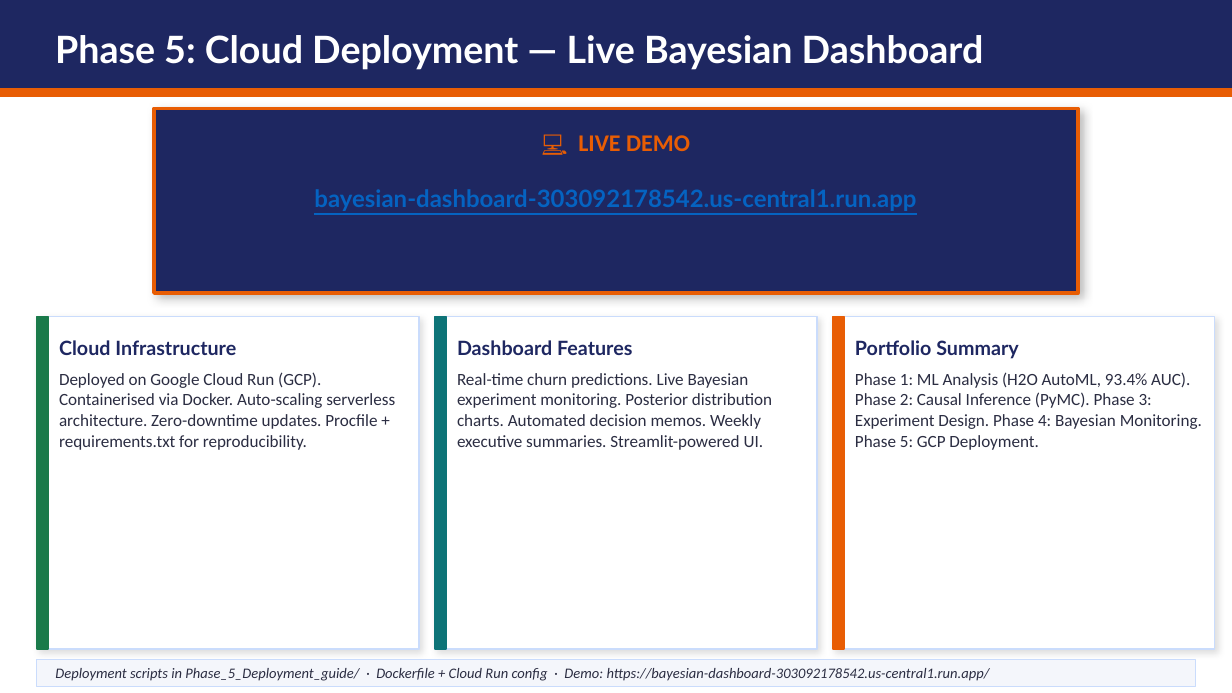
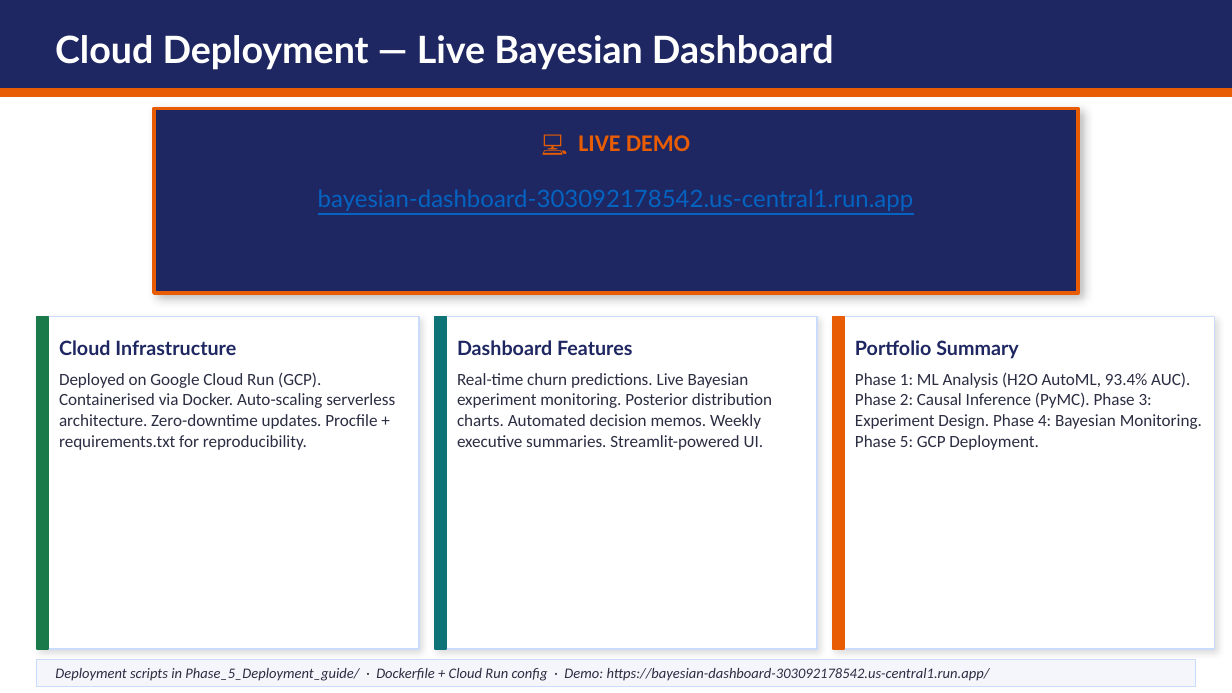
Before and after one commit to EllaN12/Customer_Churn_Analysis, a slide deck: slide 17 of Customer_Churn_Final.pptx. Drawn at 1232x693 pixels with LibreOffice and Linux fonts; fonts in the diff are those of the drawing. Boxes give left, top, right and bottom in pixels: in the first picture for what was removed or moved away, otherwise in the second. Text is boxed around its words. In the diff, an @@ line names an element or a change of style, - is before the commit and + after.

```diff
--- a/Customer_Churn_Final.pptx
+++ b/Customer_Churn_Final.pptx
@@ text at box(55, 35, 834, 70): text changed @@
-Phase 5: Cloud Deployment — Live Bayesian Dashboard
+Cloud Deployment — Live Bayesian Dashboard
@@ text "bayesian-dashboard-303092178542.us-central1.run.app" at box(318, 189, 913, 211): bold off @@
```
Also in this commit, not shown: 3 other slides changed.
